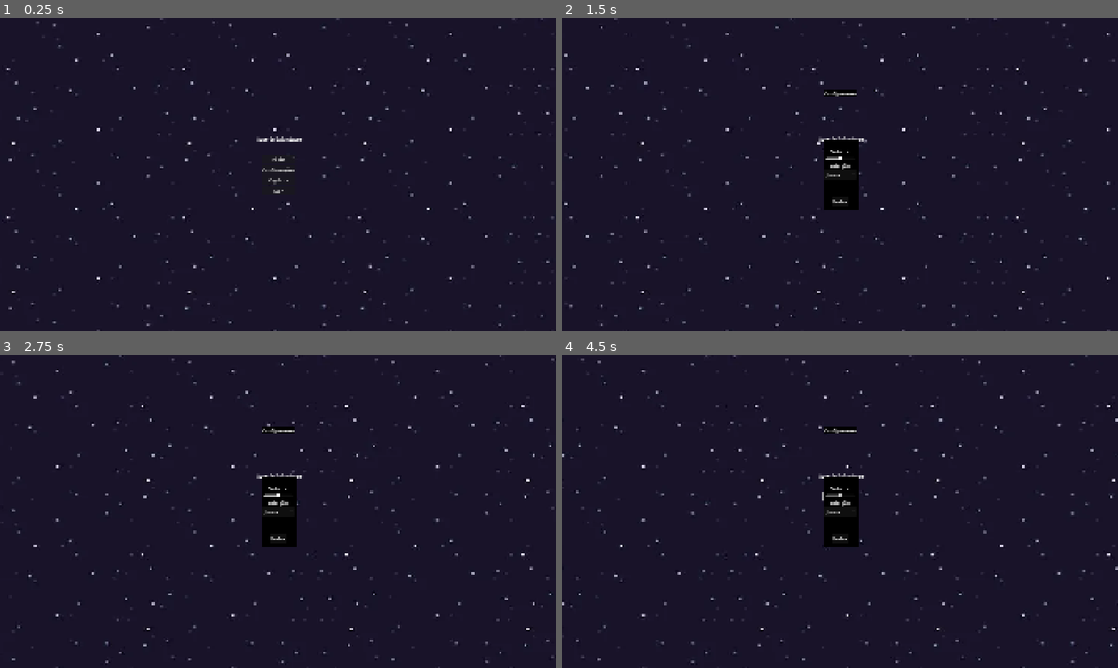
Above: before the commit, frames 1-4 (two rows, left to right).
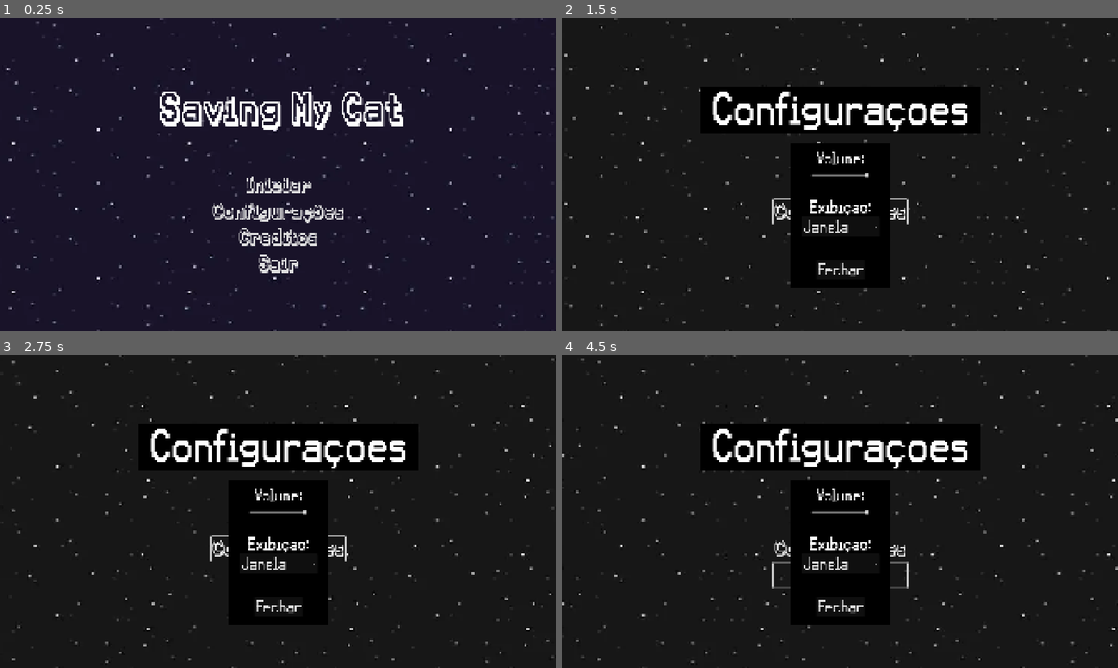
Above: after the commit, the same moments.

Repository: gsmereka/42-Game-Jam
Game: Godot game, scene res://Scenes/UI/Menu/menu.tscn
Two runs of this game, one before a commit and one after it. Both use one fixed random seed, a clock stepped at 60 frames per second and the inputs below.
Inputs (mouse positions are in pixels of both pictures, inside the frame that each line leads up to):
- Up to frame 1 (0.25 s): no input
- Up to frame 2 (1.5 s): click "Configurações" at 0.5 s; click "Iniciar" at 1.25 s
- Up to frame 3 (2.75 s): click "Iniciar" at 2 s
- Up to frame 4 (4.5 s): move the mouse to (962, 495) at 2.77 s; hold Right (ui_right) 2.78-3.53 s; move the mouse to (728, 527) at 3.52 s; hold Down (ui_down) 3.53-4.28 s; move the mouse to (895, 442) at 4.27 s; hold Right (ui_right) from 4.28 s (still down)

The runs differ from the first frame. In frame 1, 3.9% of the frame differs, in the area x 28-73%, y 23-82%; in frame 2, 15%; in frame 3, 15%; in frame 4, 15%, in the area x 24-76%, y 22-87%.

Commit message:
update: menu and config

Diff:
--- /dev/null
+++ b/Scenes/UI/Config/config.gdshader
@@ -0,0 +1,16 @@
+shader_type canvas_item;
+uniform sampler2D SCREEN_TEXTURE : hint_screen_texture;
+
+void fragment() {
+    // Coordenadas atuais da tela
+    vec2 screen_uv = SCREEN_UV;
+
+    // Cor da tela no ponto atual
+    vec4 screen_color = texture(SCREEN_TEXTURE, screen_uv);
+
+    // Converter para escala de cinza (luminosidade perceptual)
+    float gray = dot(screen_color.rgb, vec3(0.299, 0.587, 0.114));
+
+    // Aplica o preto e branco atrás do objeto
+    COLOR = vec4(vec3(gray), screen_color.a);
+}
--- /dev/null
+++ b/Scenes/UI/Config/config.tres
@@ -0,0 +1,7 @@
+[gd_resource type="Theme" format=3 uid="uid://bmeflfa7fhwbf"]
+
+[resource]
+/styles/background = null
+OptionButton/font_sizes/font_size = 48
+PopupMenu/font_sizes/font_size = 48
+PopupMenu/font_sizes/title_font_size = 48
--- a/Scenes/UI/Config/config.tscn
+++ b/Scenes/UI/Config/config.tscn
@@ -1,15 +1,20 @@
-[gd_scene load_steps=7 format=3 uid="uid://bbeii3ai8clqe"]
+[gd_scene load_steps=12 format=3 uid="uid://bbeii3ai8clqe"]
 
+[ext_resource type="Theme" uid="uid://cbyo6hgahchbx" path="res://Scenes/UI/Thema/menuThema.tres" id="1_bepgo"]
 [ext_resource type="PackedScene" uid="uid://kc0kjp1jkp70" path="res://Scenes/UI/Utils/BoxBackground/box_background.tscn" id="1_kpsrv"]
 [ext_resource type="Script" uid="uid://cl54t07bsrtpb" path="res://Scenes/UI/Config/config.gd" id="1_ottpu"]
+[ext_resource type="Texture2D" uid="uid://cahvtgn37f7nb" path="res://Assets/Utils/space_background.png" id="3_1slo4"]
+[ext_resource type="Shader" uid="uid://b06jjgo2yit1a" path="res://Scenes/UI/Config/config.gdshader" id="3_n6mrp"]
 [ext_resource type="Script" uid="uid://bfghb3vif2tvy" path="res://Scenes/UI/Config/volume_slider.gd" id="3_ottpu"]
+[ext_resource type="FontFile" uid="uid://dx83sjys7wof2" path="res://Assets/Fonts/karma_2/Karma Suture.otf" id="4_03018"]
 [ext_resource type="Script" uid="uid://b2oh647kdi85s" path="res://Scenes/UI/Config/screen_button.gd" id="4_bepgo"]
+[ext_resource type="Theme" uid="uid://bmeflfa7fhwbf" path="res://Scenes/UI/Config/config.tres" id="6_aji8k"]
+
+[sub_resource type="ShaderMaterial" id="ShaderMaterial_i0h27"]
+shader = ExtResource("3_n6mrp")
 
 [sub_resource type="StyleBoxFlat" id="StyleBoxFlat_kpsrv"]
 bg_color = Color(0.359069, 0.359069, 0.359069, 0)
-
-[sub_resource type="Theme" id="Theme_kpsrv"]
-/styles/background = null
 
 [node name="Config" type="Control"]
 layout_mode = 3
@@ -20,8 +25,20 @@
 grow_vertical = 2
 size_flags_horizontal = 4
 size_flags_vertical = 4
+theme = ExtResource("1_bepgo")
 script = ExtResource("1_ottpu")
 metadata/_edit_lock_ = true
+
+[node name="TextureRect" type="TextureRect" parent="."]
+self_modulate = Color(0.473976, 0.473976, 0.473976, 1)
+material = SubResource("ShaderMaterial_i0h27")
+layout_mode = 1
+anchors_preset = 15
+anchor_right = 1.0
+anchor_bottom = 1.0
+grow_horizontal = 2
+grow_vertical = 2
+texture = ExtResource("3_1slo4")
 
 [node name="BoxBackground2" parent="." node_paths=PackedStringArray("node_ref") instance=ExtResource("1_kpsrv")]
 offset_left = 530.5
@@ -33,18 +50,23 @@
 node_ref = NodePath("../Config Label")
 
 [node name="Config Label" type="Label" parent="."]
+custom_minimum_size = Vector2(0, 100)
 layout_mode = 1
 anchors_preset = -1
-anchor_left = 0.5
-anchor_top = 0.222
-anchor_right = 0.5
-anchor_bottom = 0.222
-offset_left = -55.5
-offset_top = 6.14398
-offset_right = 55.5
-offset_bottom = 29.144
+anchor_left = 0.4625
+anchor_top = 0.5
+anchor_right = 0.4625
+anchor_bottom = 0.5
+offset_left = -412.0
+offset_top = -303.0
+offset_right = 553.0
+offset_bottom = -148.0
 grow_horizontal = 2
-text = "Configuraçoes"
+grow_vertical = 2
+theme_override_fonts/font = ExtResource("4_03018")
+theme_override_font_sizes/font_size = 128
+text = " Configuraçoes "
+vertical_alignment = 1
 metadata/_edit_use_anchors_ = true
 
 [node name="BoxBackground" parent="." node_paths=PackedStringArray("node_ref") instance=ExtResource("1_kpsrv")]
@@ -63,10 +85,10 @@
 anchor_top = 0.5
 anchor_right = 0.5
 anchor_bottom = 0.5
-offset_left = -60.0
-offset_top = -120.0
-offset_right = 60.0
-offset_bottom = 120.0
+offset_left = -173.0
+offset_top = -73.0
+offset_right = 174.0
+offset_bottom = 348.0
 grow_horizontal = 2
 grow_vertical = 2
 
@@ -77,23 +99,38 @@
 [node name="VolumeLabel" type="Label" parent="VBoxContainer"]
 layout_mode = 2
 size_flags_horizontal = 4
+theme_override_fonts/font = ExtResource("4_03018")
+theme_override_font_sizes/font_size = 48
 text = "Volume:"
 
 [node name="VolumeSlider" type="HSlider" parent="VBoxContainer"]
-custom_minimum_size = Vector2(100, 0)
+custom_minimum_size = Vector2(200, 50)
 layout_mode = 2
 size_flags_horizontal = 4
 script = ExtResource("3_ottpu")
 
+[node name="Void8" type="Label" parent="VBoxContainer"]
+layout_mode = 2
+theme_override_styles/normal = SubResource("StyleBoxFlat_kpsrv")
+
+[node name="Void9" type="Label" parent="VBoxContainer"]
+layout_mode = 2
+theme_override_styles/normal = SubResource("StyleBoxFlat_kpsrv")
+
 [node name="ScreenLabel" type="Label" parent="VBoxContainer"]
 layout_mode = 2
 size_flags_horizontal = 4
+theme_override_fonts/font = ExtResource("4_03018")
+theme_override_font_sizes/font_size = 48
 theme_override_styles/normal = SubResource("StyleBoxFlat_kpsrv")
 text = "Exibição:"
 
 [node name="ScreenButton" type="OptionButton" parent="VBoxContainer"]
 layout_mode = 2
 size_flags_horizontal = 4
+theme = ExtResource("6_aji8k")
+theme_override_fonts/font = ExtResource("4_03018")
+theme_override_font_sizes/font_size = 48
 selected = 1
 allow_reselect = true
 item_count = 2
@@ -111,12 +148,22 @@
 layout_mode = 2
 theme_override_styles/normal = SubResource("StyleBoxFlat_kpsrv")
 
+[node name="Void7" type="Label" parent="VBoxContainer"]
+layout_mode = 2
+theme_override_styles/normal = SubResource("StyleBoxFlat_kpsrv")
+
 [node name="Fechar" type="Button" parent="VBoxContainer"]
 layout_mode = 2
 size_flags_horizontal = 4
-theme = SubResource("Theme_kpsrv")
+theme = ExtResource("6_aji8k")
+theme_override_fonts/font = ExtResource("4_03018")
+theme_override_font_sizes/font_size = 48
 text = "Fechar
 "
 
+[node name="Void6" type="Label" parent="VBoxContainer"]
+layout_mode = 2
+theme_override_styles/normal = SubResource("StyleBoxFlat_kpsrv")
+
 [connection signal="item_selected" from="VBoxContainer/ScreenButton" to="VBoxContainer/ScreenButton" method="_on_item_selected"]
 [connection signal="pressed" from="VBoxContainer/Fechar" to="." method="_on_sair_pressed"]
--- a/Scenes/UI/Menu/background.gd
+++ /dev/null
@@ -1,34 +0,0 @@
-extends Control
-
-# Variáveis de configuração
-var texture_rect_scene : PackedScene  # A cena do TextureRect que será clonada
-var speed : float = 200  # Velocidade do movimento
-var num_items : int = 3  # Número de itens no carrossel
-var spacing : float = 300  # Espaçamento entre os itens
-
-# Armazena os TextureRects
-var textures : Array = []
-
-func _ready():
-	# Carregar a cena do TextureRect
-	texture_rect_scene = preload("res://Scenes/UI/Menu/MenuBackground.tscn")
-
-	# Criar e posicionar os TextureRects
-	for i in range(num_items):
-		var texture_rect = texture_rect_scene.instantiate()
-		texture_rect.position = Vector2(i * spacing, 0)
-		add_child(texture_rect)
-		textures.append(texture_rect)
-
-func _process(delta):
-	# Mover os itens para a esquerda
-	for texture_rect in textures:
-		texture_rect.position.x -= speed * delta
-
-	# Verificar se algum item saiu da tela à esquerda
-	for texture_rect in textures:
-		if texture_rect.position.x < -texture_rect.size.x:
-			# Reposiciona o item para o final
-			texture_rect.position.x = textures[-1].position.x + spacing
-			# Move o item para o final da lista para manter a ordem
-			textures.append(textures.pop_front())
--- a/Scenes/UI/Menu/menu.tscn
+++ b/Scenes/UI/Menu/menu.tscn
@@ -1,14 +1,10 @@
-[gd_scene load_steps=8 format=3 uid="uid://dl6nhc1603s8e"]
+[gd_scene load_steps=6 format=3 uid="uid://dl6nhc1603s8e"]
 
 [ext_resource type="Script" uid="uid://bchvnm11rvshb" path="res://Scenes/UI/Menu/menu.gd" id="1_vf0ft"]
 [ext_resource type="Script" uid="uid://b2tduj6h2x20s" path="res://Scenes/UI/Menu/carousel_menu.gd" id="2_5cpsf"]
-[ext_resource type="Script" uid="uid://t77mof4ptylg" path="res://Scenes/UI/Menu/background.gd" id="2_7utnp"]
-[ext_resource type="FontFile" uid="uid://ogggsxi21ib1" path="res://Assets/Fonts/karma_2/Karma Future.otf" id="2_fvii0"]
 [ext_resource type="AudioStream" uid="uid://cxwuslxnx65cg" path="res://Assets/Music/Scott Joplin   The Easy Winners A Ragtime Two Step (1901.mp3" id="2_s3jnw"]
 [ext_resource type="PackedScene" uid="uid://i72f1mh03gxx" path="res://Scenes/UI/Menu/MenuBackground.tscn" id="3_7utnp"]
-
-[sub_resource type="Theme" id="Theme_dvr5j"]
-default_font = ExtResource("2_fvii0")
+[ext_resource type="Theme" uid="uid://cbyo6hgahchbx" path="res://Scenes/UI/Thema/menuThema.tres" id="4_7utnp"]
 
 [node name="Menu" type="Control"]
 texture_filter = 1
@@ -42,35 +38,23 @@
 offset_left = -1920.0
 offset_right = -1920.0
 
-[node name="Background" type="Control" parent="."]
-visible = false
-layout_mode = 1
-anchors_preset = 15
-anchor_right = 1.0
-anchor_bottom = 1.0
-grow_horizontal = 2
-grow_vertical = 2
-script = ExtResource("2_7utnp")
-
-[node name="TextureRect2" parent="Background" instance=ExtResource("3_7utnp")]
-layout_mode = 0
-anchors_preset = 0
-
 [node name="Label" type="Label" parent="."]
+texture_filter = 1
 layout_mode = 1
 anchors_preset = 8
 anchor_left = 0.5
 anchor_top = 0.5
 anchor_right = 0.5
 anchor_bottom = 0.5
-offset_left = -73.5
-offset_top = -136.0
-offset_right = 89.5
-offset_bottom = -113.0
+offset_left = -412.0
+offset_top = -303.0
+offset_right = 428.0
+offset_bottom = -149.0
 grow_horizontal = 2
 grow_vertical = 2
-theme = SubResource("Theme_dvr5j")
-text = "jogo do Balacobaco"
+theme = ExtResource("4_7utnp")
+theme_override_font_sizes/font_size = 128
+text = "Saving My Cat"
 
 [node name="VBoxContainer" type="VBoxContainer" parent="."]
 layout_mode = 1
@@ -79,29 +63,41 @@
 anchor_top = 0.5
 anchor_right = 0.5
 anchor_bottom = 0.5
-offset_left = -59.5
-offset_top = -68.0
-offset_right = 59.5
-offset_bottom = 68.0
+offset_left = -231.5
+offset_top = -5.0
+offset_right = 231.5
+offset_bottom = 351.0
 grow_horizontal = 2
 grow_vertical = 2
 
 [node name="Start" type="Button" parent="VBoxContainer"]
 layout_mode = 2
+theme = ExtResource("4_7utnp")
+theme_override_font_sizes/font_size = 64
 text = "Iniciar"
+flat = true
 
 [node name="Config" type="Button" parent="VBoxContainer"]
 layout_mode = 2
+theme = ExtResource("4_7utnp")
+theme_override_font_sizes/font_size = 64
 text = "Configurações"
+flat = true
 
 [node name="Credits" type="Button" parent="VBoxContainer"]
 layout_mode = 2
+theme = ExtResource("4_7utnp")
+theme_override_font_sizes/font_size = 64
 text = "Creditos"
+flat = true
 
 [node name="Exit" type="Button" parent="VBoxContainer"]
 layout_mode = 2
+theme = ExtResource("4_7utnp")
+theme_override_font_sizes/font_size = 64
 text = "Sair
 "
+flat = true
 
 [node name="AudioStreamPlayer2D" type="AudioStreamPlayer2D" parent="."]
 stream = ExtResource("2_s3jnw")
--- /dev/null
+++ b/Scenes/UI/Thema/menuThema.tres
@@ -0,0 +1,7 @@
+[gd_resource type="Theme" load_steps=2 format=3 uid="uid://cbyo6hgahchbx"]
+
+[ext_resource type="FontFile" uid="uid://ogggsxi21ib1" path="res://Assets/Fonts/karma_2/Karma Future.otf" id="1_7bxpw"]
+
+[resource]
+default_font = ExtResource("1_7bxpw")
+OptionButton/font_sizes/font_size = 48
Not shown, added: Scenes/UI/Config/config.gdshader.uid
Not shown, removed: Scenes/UI/Menu/background.gd.uid
